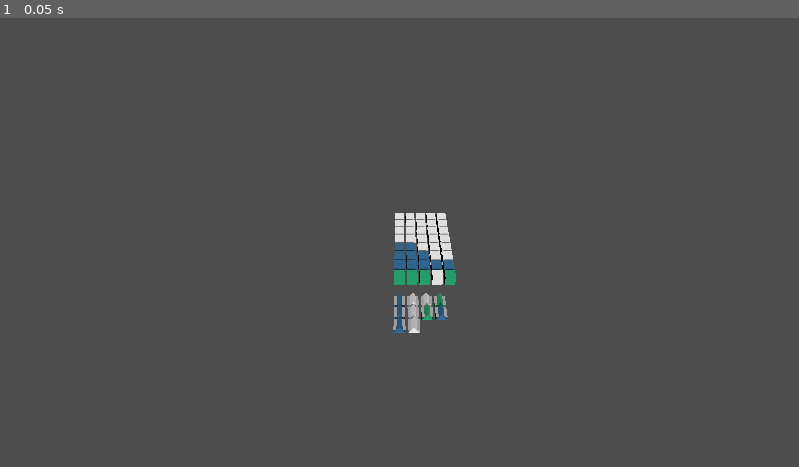
Above: before the commit, frame 1.
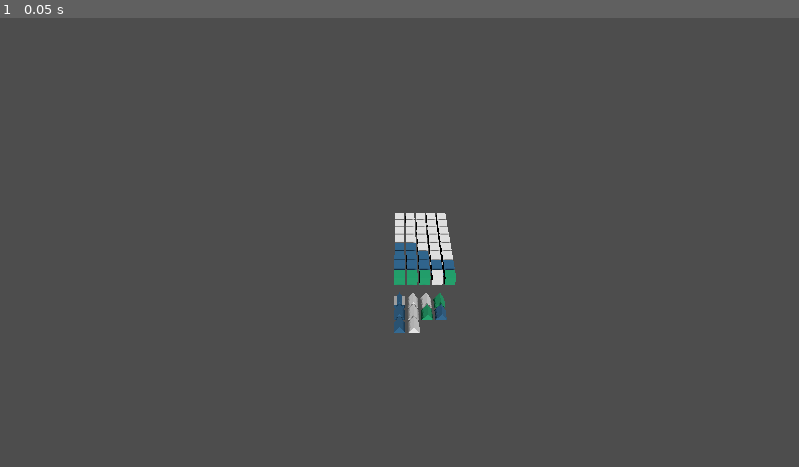
Above: after the commit, the same moment.

Repository: dariuszknappwr/Blaze-shooter
Game: Godot game, scene res://Scenes/main.tscn
The game is run twice, just before and just after one commit, with the same random seed, the same clock (stepped at 60 frames per second) and the same inputs.
Inputs:
- Up to frame 1 (0.05 s): no input

The runs differ from the first frame. In frame 1, 0.1% of the frame differs, in the area x 49-57%, y 61-70%.

Commit message:
Delete redundant update rack view from shooterManager

Diff:
--- a/Scripts/Controller/ShooterManager.gd
+++ b/Scripts/Controller/ShooterManager.gd
@@ -26,7 +26,6 @@
 		var view = create_shooter_view(shooter)
 
 	_update_shooter_view()
-	update_rack_view()
 
 func spawn_default_shooters(shooter_rack: Rack, conveyorPath_: ConveyorPath):
 	spawn_shooters(default_shooter_symbols, shooter_rack, conveyorPath_)
@@ -75,7 +74,3 @@
 func _on_shooter_clicked(shooter):
 	print(shooter.color_symbol)
 	conveyor.try_put_shooter_on_conveyor(shooter)
-
-func update_rack_view() -> void:
-	for i in range(shooter_container_views.keys().size()):
-		rackView.update_view(i)
